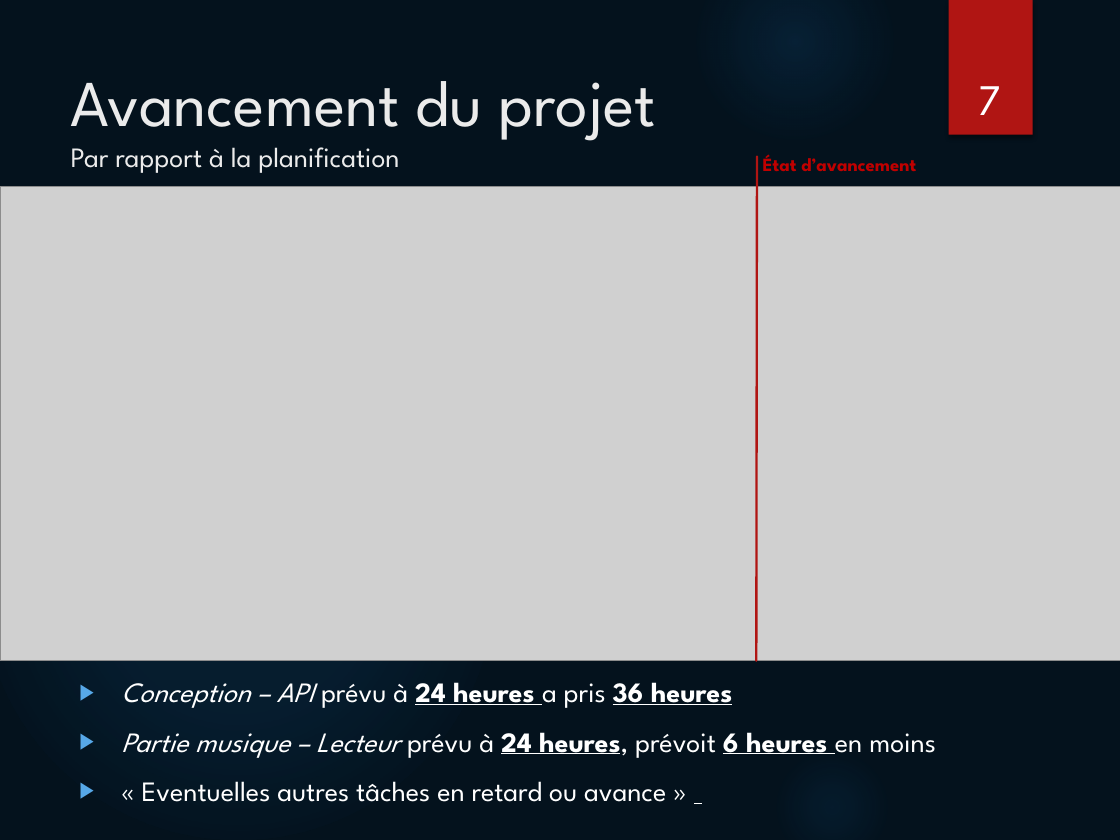
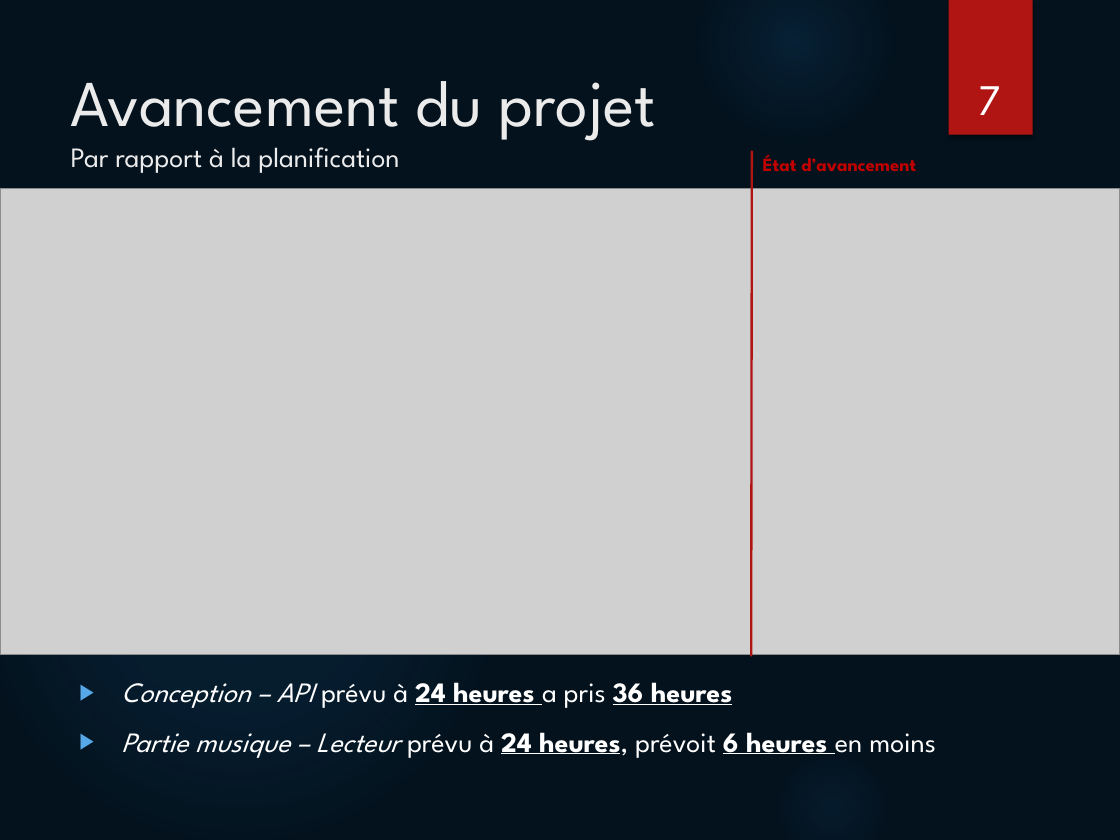
Before and after one commit to aroubaty/PDG_Project, a slide deck: slide 7 of Présentation/Présentation intermédiaire.pptx. Drawn at 1120x840 pixels with LibreOffice and Linux fonts; fonts in the diff are those of the drawing; grey boxes stand for pictures. Boxes give left, top, right and bottom in pixels: in the first picture for what was removed or moved away, otherwise in the second. Text is boxed around its words. In the diff, an @@ line names an element or a change of style, - is before the commit and + after.

```diff
--- a/Présentation/Présentation intermédiaire.pptx
+++ b/Présentation/Présentation intermédiaire.pptx
@@ line moved from (757, 157) - (756, 661) to (752, 151) - (752, 655) @@
@@ picture resized from (x1=0, y1=186, x2=1120, y2=661) to (x1=0, y1=188, x2=1120, y2=654) @@
@@ text at (x1=142, y1=781, x2=666, y2=802): paragraph removed @@
-▶ « Eventuelles autres tâches en retard ou avance »
```
Also in this commit, not shown: 1 slide added, 1 slide removed, 9 other files.
